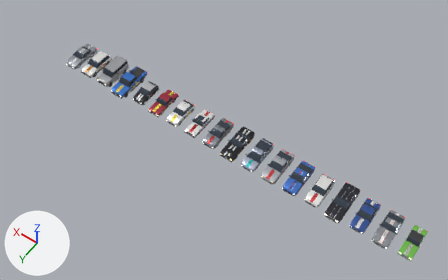
An edit to the Blender file assets/cars/_source/cars.blend, drawn before and after from the same camera.
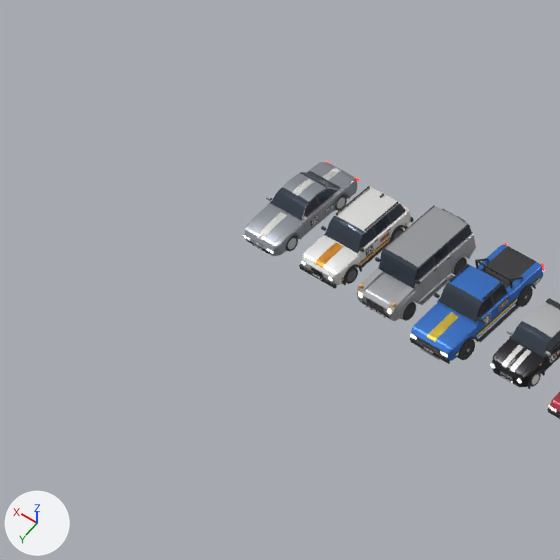
There are two pictures of each version: one whole from a 50 mm lens placed at (-2.5, 40.0, 62.8), pointed at (26.3, -0.3, -0.6), one close up on the part from 0% to 34% of the width and 0% to 54% of the height. Every picture has the same lights, and +X, +Y and +Z are marked at lower left. The last two pictures show the newer version.

In view in the first close-up: 'body.013', 'body.014', 'body.015', 'body.016', 'body.017' and 14 more.
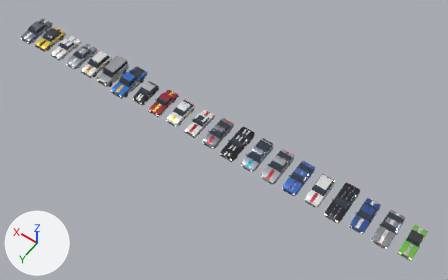
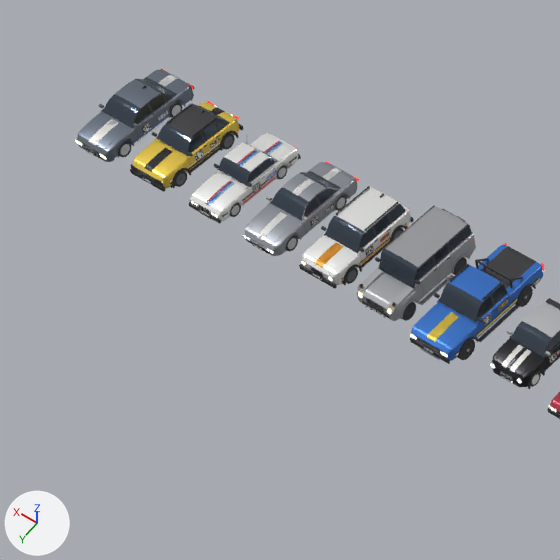
What differs and where, as boxes [x1, y1, x2, y2] in the close-ups (560 x 560 px):
'body.020', added
    after: [75, 69, 195, 162]
'body.019', added
    after: [130, 101, 243, 192]
'body.018', added
    after: [189, 133, 301, 224]
'livery.019', added
    after: [88, 75, 191, 159]
'livery.017', added
    after: [205, 141, 292, 206]
'livery.018', added
    after: [144, 108, 225, 185]
'wheel_FL.020', added
    after: [118, 141, 132, 158]
'wheel_FL.019', added
    after: [174, 170, 187, 187]
'wheel_RL.019', added
    after: [222, 133, 235, 150]
'wheel_RL.020', added
    after: [169, 102, 182, 118]
'wheel_FL.018', added
    after: [230, 203, 241, 217]
'wheel_RL.018', added
    after: [276, 165, 287, 179]

What changed in the scene script:
```text
Add ob_wheel_rl_020:
    ob_wheel_rl_020 = bpy.data.objects.new('wheel_RL.020', me_wheel_rl_020)  # 240 vertices, 152 faces; spans x -0.137..0.115, y -0.34..0.34, z -0.333..0.333; in mat_car_tire (dark grey #3f3f42), mat_car_rim_dark (grey #6f7379), mat_car_rim_silver (light grey #dadddf), mat_car_chrome (white #edeff1)
    ob_wheel_rl_020.parent = ob_car_passat
    ob_wheel_rl_020.location = (-0.765, -1.395, 0.34)
Add ob_car_passat:
    ob_car_passat = bpy.data.objects.new('car_passat', None)
    ob_car_passat.location = (60.0, 0.0, 0.0)
Add ob_wheel_fl_020:
    ob_wheel_fl_020 = bpy.data.objects.new('wheel_FL.020', me_wheel_rl_020.copy())
    ob_wheel_fl_020.parent = ob_car_passat
    ob_wheel_fl_020.location = (-0.765, 1.395, 0.34)
Add ob_livery_019:
    ob_livery_019 = bpy.data.objects.new('livery.019', me_livery_019)  # 2864 vertices, 2828 faces; spans x -0.93..0.93, y -2.39..2.18, z 0.28..1.05; in mat_livery_white (white #f9f9f7), mat_livery_blue (blue #3f81e1), mat_passat_number (picture img_passat_number), mat_car_black (dark grey #303035), mat_passat_sponsor (picture img_passat_sponsor)
    ob_livery_019.parent = ob_car_passat
    ob_livery_019.location = (0.0, 0.0, 0.0)
Add ob_body_020:
    ob_body_020 = bpy.data.objects.new('body.020', me_body_020)  # 3280 vertices, 3060 faces; spans x -1.07..1.07, y -2.52..2.37, z 0.2..1.55; in mat_passat_paint (greyish blue #6f7986), mat_car_black (dark grey #303035), mat_car_glass (greyish blue #45505d), mat_car_chrome (white #edeff1), mat_car_headlight (picture img_detail_headlight, glowing white #fffcf1), mat_car_drl (picture img_detail_drl, glowing yellow #ffe789), mat_car_taillight (picture img_detail_taillight, glowing red #ed3838), mat_car_indicator (picture img_detail_indicator), mat_car_trim (dark grey #555559), mat_passat_seam (greyish blue #5e6672), mat_passat_plate (picture img_passat_plate)
    ob_body_020.parent = ob_car_passat
    ob_body_020.location = (0.0, 0.0, 0.0)
Add ob_wheel_rl_019:
    ob_wheel_rl_019 = bpy.data.objects.new('wheel_RL.019', me_wheel_rl_016.copy())  # the mesh of ob_wheel_rl_016
    ob_wheel_rl_019.parent = ob_car_troc
    ob_wheel_rl_019.location = (-0.765, -1.3, 0.34)
Add ob_car_troc:
    ob_car_troc = bpy.data.objects.new('car_troc', None)
    ob_car_troc.location = (57.0, 0.0, 0.0)
Add ob_wheel_fl_019:
    ob_wheel_fl_019 = bpy.data.objects.new('wheel_FL.019', me_wheel_rl_016.copy())  # the mesh of ob_wheel_rl_016
    ob_wheel_fl_019.parent = ob_car_troc
    ob_wheel_fl_019.location = (-0.765, 1.3, 0.34)
Add ob_livery_018:
    ob_livery_018 = bpy.data.objects.new('livery.018', me_livery_018)  # 2356 vertices, 2328 faces; spans x -0.93..0.93, y -1.99..2.05, z 0.5..1.15; in mat_livery_black (dark grey #303035), mat_livery_white (white #f9f9f7), mat_car_black (dark grey #303035), mat_troc_number (picture img_troc_number), mat_troc_sponsor (picture img_troc_sponsor)
    ob_livery_018.parent = ob_car_troc
    ob_livery_018.location = (0.0, 0.0, 0.0)
Add ob_body_019:
    ob_body_019 = bpy.data.objects.new('body.019', me_body_019)  # 3064 vertices, 2860 faces; spans x -1.06..1.06, y -2.14..2.24, z 0.25..1.65; in mat_troc_paint (yellow #efce50), mat_car_black (dark grey #303035), mat_car_glass (greyish blue #45505d), mat_car_trim (dark grey #555559), mat_car_chrome (white #edeff1), mat_car_headlight (picture img_detail_headlight, glowing white #fffcf1), mat_car_taillight (picture img_detail_taillight, glowing red #ed3838), mat_troc_seam (yellow #ccb043), mat_troc_plate (picture img_troc_plate)
    ob_body_019.parent = ob_car_troc
    ob_body_019.location = (0.0, 0.0, 0.0)
Add ob_wheel_rl_018:
    ob_wheel_rl_018 = bpy.data.objects.new('wheel_RL.018', me_wheel_rl_018)  # 284 vertices, 184 faces; spans x -0.127..0.1, y -0.3..0.3, z -0.294..0.294; in mat_car_tire (dark grey #3f3f42), mat_car_rim_dark (grey #6f7379), mat_car_rim_silver (light grey #dadddf), mat_car_chrome (white #edeff1)
    ob_wheel_rl_018.parent = ob_car_e30
    ob_wheel_rl_018.location = (-0.69, -1.285, 0.3)
Add ob_car_e30:
    ob_car_e30 = bpy.data.objects.new('car_e30', None)
    ob_car_e30.location = (54.0, 0.0, 0.0)
Add ob_wheel_fl_018:
    ob_wheel_fl_018 = bpy.data.objects.new('wheel_FL.018', me_wheel_rl_018.copy())
    ob_wheel_fl_018.parent = ob_car_e30
    ob_wheel_fl_018.location = (-0.69, 1.285, 0.3)
Add ob_livery_017:
    ob_livery_017 = bpy.data.objects.new('livery.017', me_livery_017)  # 3094 vertices, 3060 faces; spans x -0.85..0.85, y -2.12..1.97, z 0.32..1.41; in mat_livery_lightblue (blue #95d3f9), mat_livery_blue (blue #3f81e1), mat_livery_red (red #ea454b), mat_e30_number (picture img_e30_number), mat_car_black (dark grey #303035), mat_e30_sponsor (picture img_e30_sponsor)
    ob_livery_017.parent = ob_car_e30
    ob_livery_017.location = (0.0, 0.0, 0.0)
Add ob_body_018:
    ob_body_018 = bpy.data.objects.new('body.018', me_body_018)  # 3288 vertices, 2984 faces; spans x -0.98..0.98, y -2.32..2.16, z 0.18..1.58; in mat_e30_paint (white #f6f6f3), mat_car_chrome (white #edeff1), mat_car_glass (greyish blue #45505d), mat_car_black (dark grey #303035), mat_car_headlight (picture img_detail_headlight, glowing white #fffcf1), mat_car_taillight (picture img_detail_taillight, glowing red #ed3838), mat_car_indicator (picture img_detail_indicator), mat_car_trim (dark grey #555559), mat_e30_seam (light grey #d2d2d0), mat_e30_plate (picture img_e30_plate)
    ob_body_018.parent = ob_car_e30
    ob_body_018.location = (0.0, 0.0, 0.0)
```
